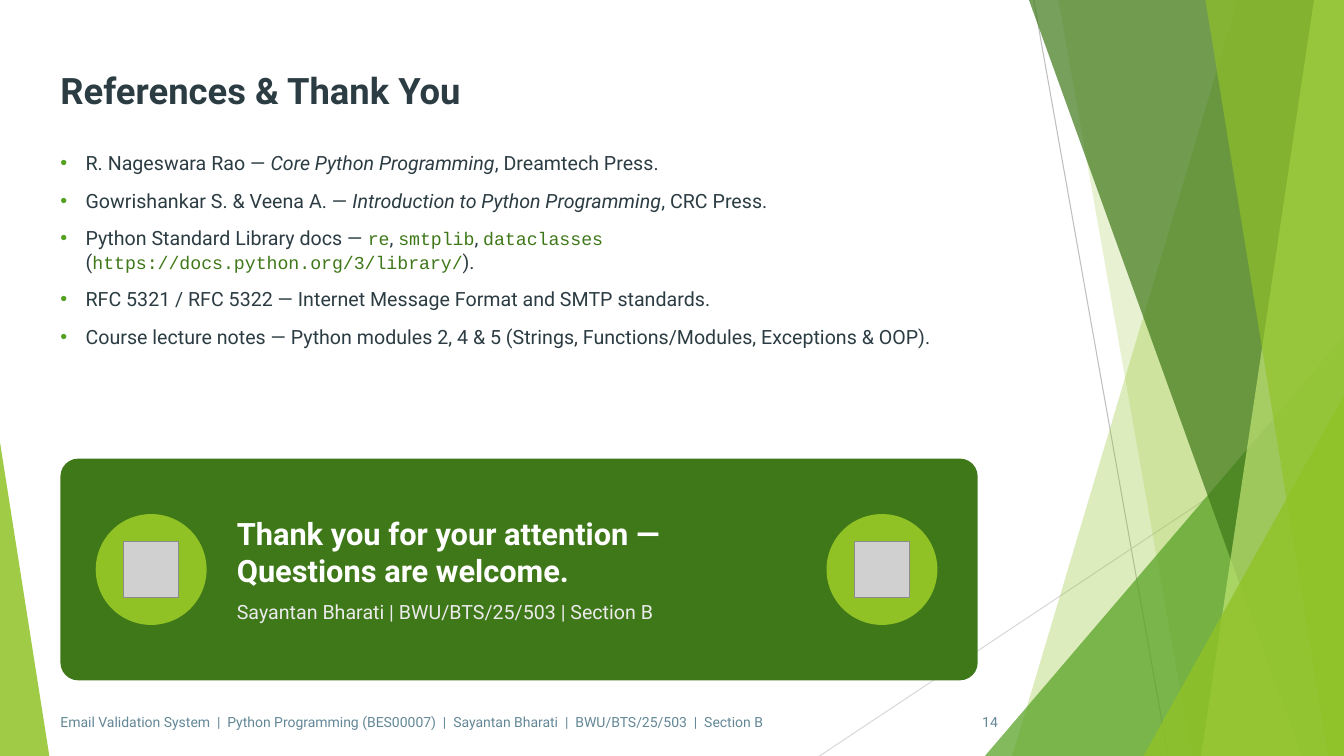
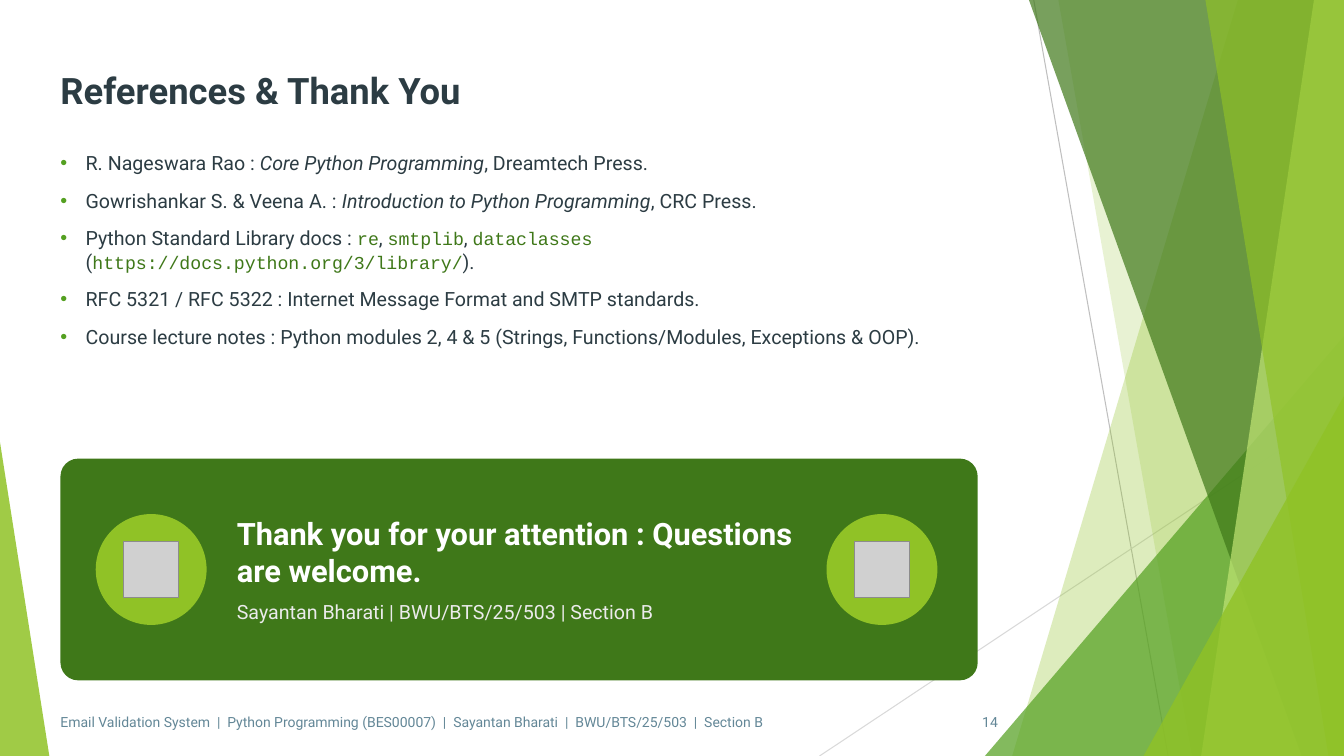
Before and after one commit to Sayantan-B-dev/SM_BtechSyllabusBWU, a slide deck: slide 14 of 3rdSem/Assignments/pptx/python/PPT_BES00007_Python_Sayantan_Bharati.pptx. Drawn at 1344x756 pixels with LibreOffice and Linux fonts; fonts in the diff are those of the drawing; grey boxes stand for pictures; background and template pictures are left out. Boxes give left, top, right and bottom in pixels: in the first picture for what was removed or moved away, otherwise in the second. Text is boxed around its words. In the diff, an @@ line names an element or a change of style, - is before the commit and + after.

Commit message:
update python pptx and add pdf

```diff
--- a/3rdSem/Assignments/pptx/python/PPT_BES00007_Python_Sayantan_Bharati.pptx
+++ b/3rdSem/Assignments/pptx/python/PPT_BES00007_Python_Sayantan_Bharati.pptx
@@ text at (x1=86, y1=155, x2=919, y2=349): text changed @@
-• R. Nageswara Rao — Core Python Programming, Dreamtech Press.
-• Gowrishankar S. & Veena A. — Introduction to Python Programming, CRC Press.
-• Python Standard Library docs — re, smtplib, dataclasses (https://docs.python.org/3/library/).
-• RFC 5321 / RFC 5322 — Internet Message Format and SMTP standards.
-• Course lecture notes — Python modules 2, 4 & 5 (Strings, Functions/Modules, Exceptions & OOP).
+• R. Nageswara Rao : Core Python Programming, Dreamtech Press.
+• Gowrishankar S. & Veena A. : Introduction to Python Programming, CRC Press.
+• Python Standard Library docs : re, smtplib, dataclasses (https://docs.python.org/3/library/).
+• RFC 5321 / RFC 5322 : Internet Message Format and SMTP standards.
+• Course lecture notes : Python modules 2, 4 & 5 (Strings, Functions/Modules, Exceptions & OOP).
@@ text at (x1=237, y1=521, x2=792, y2=583): text changed @@
-Thank you for your attention — Questions are welcome.
+Thank you for your attention : Questions are welcome.
```
Also in this commit, not shown: 11 other slides changed, 1 other file.
